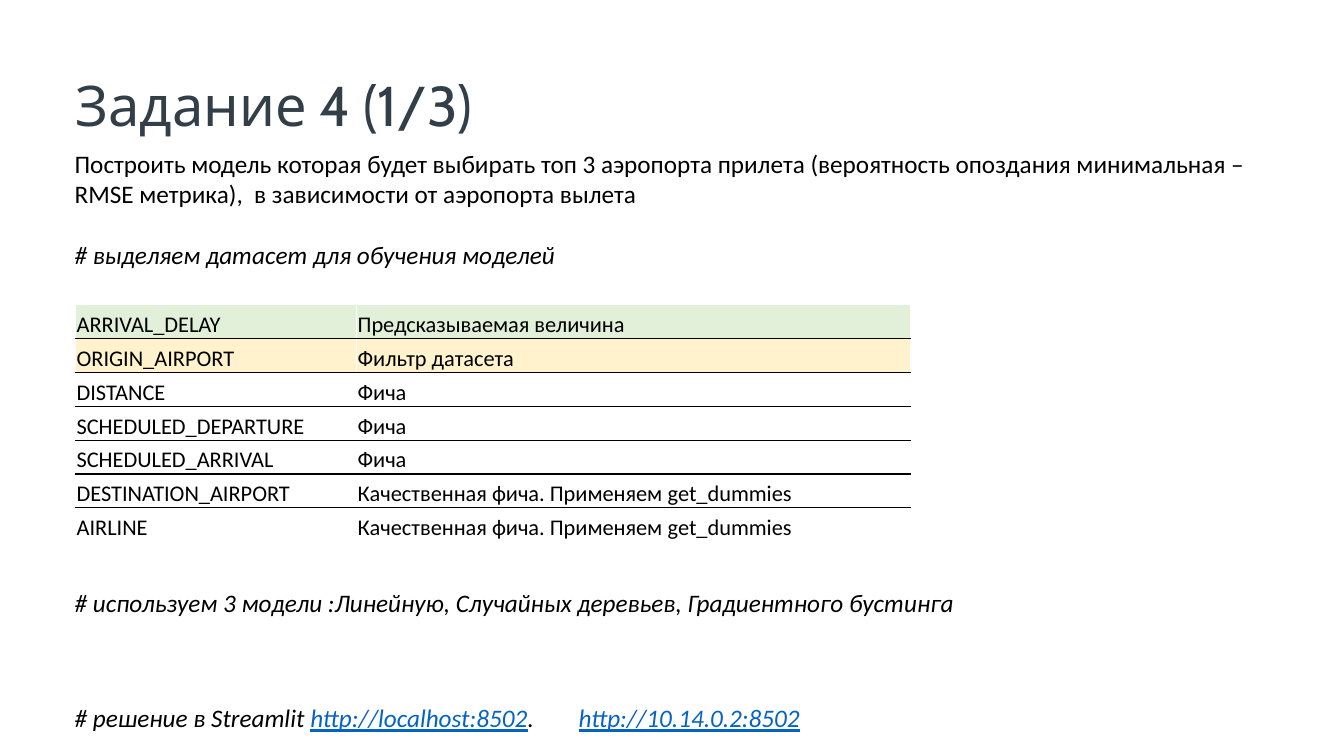
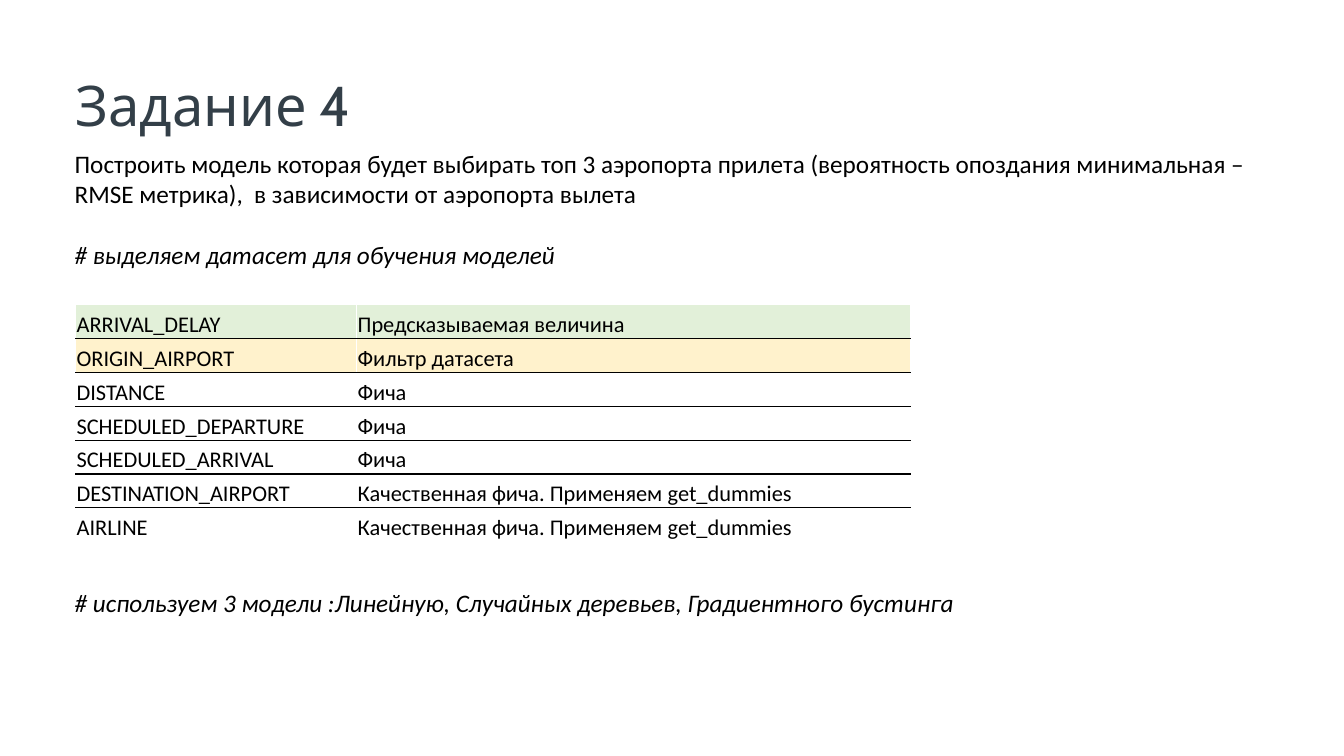
Before and after one commit to avnekrasov/Graduate_work, a slide deck: slide 12 of Некрасов_АВ_Школа DA_защита_проекта.pptx. Drawn at 1344x756 pixels with LibreOffice and Linux fonts; fonts in the diff are those of the drawing; background and template pictures are left out. Boxes give left, top, right and bottom in pixels: in the first picture for what was removed or moved away, otherwise in the second. Text is boxed around its words. In the diff, an @@ line names an element or a change of style, - is before the commit and + after.

```diff
--- a/Некрасов_АВ_Школа DA_защита_проекта.pptx
+++ b/Некрасов_АВ_Школа DA_защита_проекта.pptx
@@ text at [76, 85, 351, 137]: text changed @@
-Задание 4 (1/3)
+Задание 4
@@ text removed at [93, 709, 800, 732] @@
-# решение в Streamlit http://localhost:8502. http://10.14.0.2:8502
```
Also in this commit, not shown: 2 other slides changed, 2 slides added, 5 other files.
